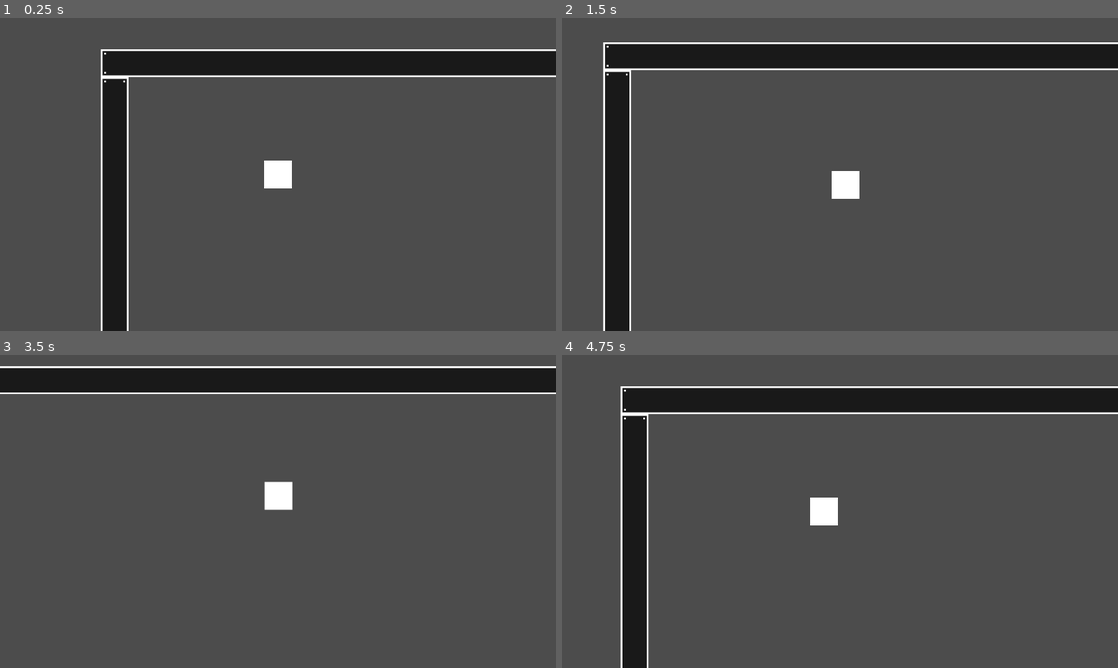
Above: before the commit, frames 1-4 (two rows, left to right).
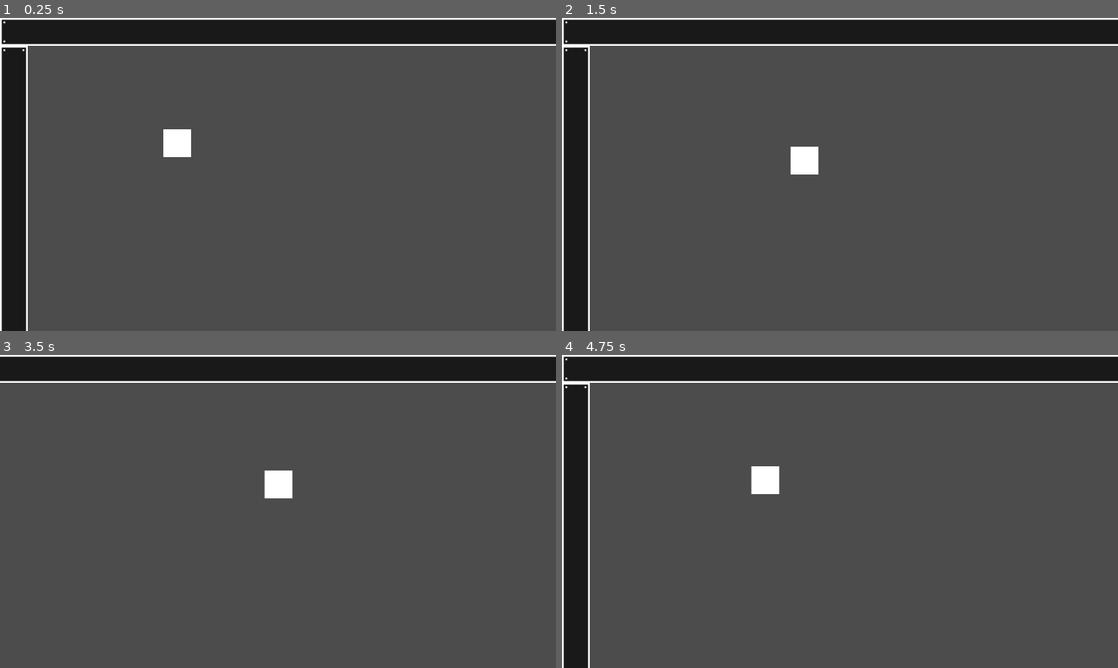
Above: after the commit, the same moments.

Repository: deengames-prototypes/moon-cats
Game: Godot game, scene res://Scenes/CoreGame/CoreGameScene.tscn
Same seed, same stepped clock (60 frames per second), same inputs: the game is played once before the commit and once after it.
Inputs:
- Up to frame 1 (0.25 s): no input
- Up to frame 2 (1.5 s): tap Enter at 0.5 s; hold Right (ui_right) 0.53-1.28 s; hold Down (ui_down) from 1.28 s (still down)
- Up to frame 3 (3.5 s): release Down (ui_down) at 2.03 s; hold Right (ui_right) 2.03-2.78 s; hold Up (ui_up) from 2.78 s (still down)
- Up to frame 4 (4.75 s): release Up (ui_up) at 3.53 s; hold Left (ui_left) from 3.53 s (still down)

The runs differ from the first frame. In frame 1, 26% of the frame differs, in the area x 0-100%, y 0-100%; in frame 2, 26%; in frame 3, 8.8%; in frame 4, 26%.

Commit message:
Limit camera to playable area

Diff:
--- a/source/Scenes/CoreGame/CoreGameScene.gd
+++ b/source/Scenes/CoreGame/CoreGameScene.gd
@@ -3,6 +3,7 @@
 const Wall = preload("res://Scenes/CoreGame/Wall.tscn")
 
 func _ready():
+	# These go last, on top of everything, so you can't walk off-map
 	_create_border_walls()
 
 func _create_border_walls():
--- a/source/Scenes/CoreGame/Player.gd
+++ b/source/Scenes/CoreGame/Player.gd
@@ -1,6 +1,12 @@
 extends KinematicBody2D
 
 const _SPEED:int = 100
+
+func _ready():
+	$Camera2D.limit_left = 0
+	$Camera2D.limit_top = 0
+	$Camera2D.limit_right = Constants.MAP_WIDTH
+	$Camera2D.limit_bottom = Constants.MAP_HEIGHT
 
 func _physics_process(delta):
 	var velocity:Vector2 = Vector2.ZERO
